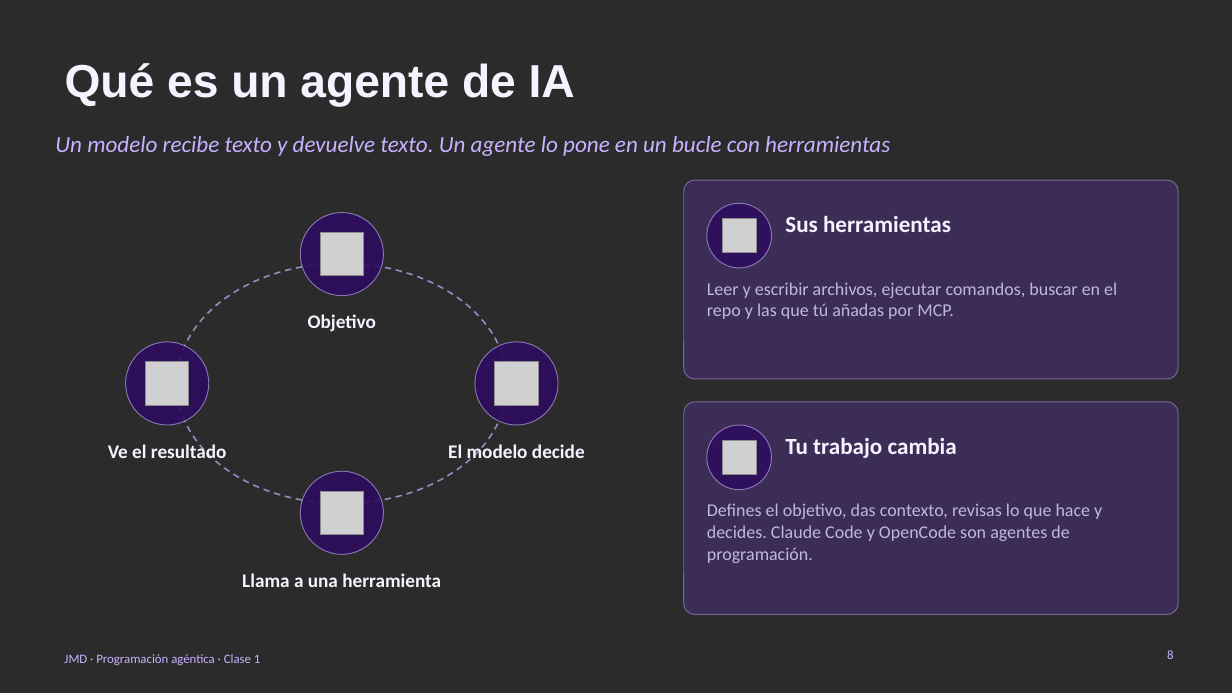
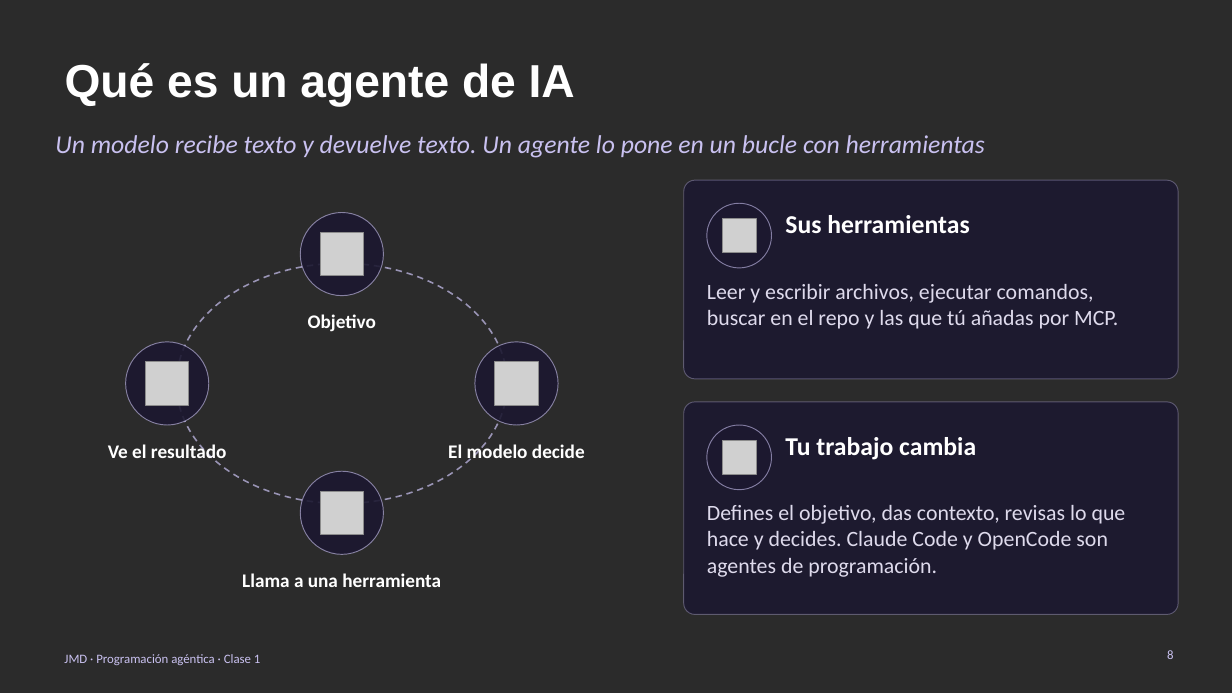
Before and after one commit to davrv93/jmd, a slide deck: slide 8 of lms/content/courses/programacion-agentica/materials/clase-01-diapositivas.pptx. Drawn at 1232x693 pixels with LibreOffice and Linux fonts; fonts in the diff are those of the drawing; grey boxes stand for pictures; background and template pictures are left out; a plain dark background stands for a picture behind light text. Boxes give left, top, right and bottom in pixels: in the first picture for what was removed or moved away, otherwise in the second. Text is boxed around its words. In the diff, an @@ line names an element or a change of style, - is before the commit and + after.

```diff
--- a/lms/content/courses/programacion-agentica/materials/clase-01-diapositivas.pptx
+++ b/lms/content/courses/programacion-agentica/materials/clase-01-diapositivas.pptx
@@ text "Un modelo recibe texto y ..." at bbox=[55, 135, 985, 158]: size 18 to 20 pt, text colour #C7B2FF to #C9C1F0 @@
@@ rounded rectangle at bbox=[684, 180, 1178, 379]: fill #6A35C9 at 28% opacity to #1C1830 at 88% opacity; outline #C7B2FF 0.75 pt to #C9C1F0 0.75 pt @@
@@ text "Sus herramientas" at bbox=[785, 215, 969, 233]: size 18 to 20 pt, text colour #F7F2FF to #FFFFFF @@
@@ ellipse at bbox=[177, 263, 507, 504]: outline #C7B2FF 1.25 pt dashed to #C9C1F0 1.25 pt dashed @@
@@ text "Leer y escribir archivos, ejecutar ..." at bbox=[707, 284, 1118, 329]: size 14 to 17 pt, text colour #C3B5E3 to #DEDAEC @@
@@ rounded rectangle at bbox=[684, 402, 1178, 615]: fill #6A35C9 at 28% opacity to #1C1830 at 88% opacity; outline #C7B2FF 0.75 pt to #C9C1F0 0.75 pt @@
@@ fill #2E0D5E at 90% opacity to #1C1830 at 90% opacity; outline #C7B2FF 0.75 pt to #C9C1F0 0.75 pt in 6 elements at bbox=[300, 213, 384, 296], bbox=[475, 342, 558, 425], bbox=[300, 471, 384, 555], bbox=[126, 342, 209, 425], bbox=[707, 203, 772, 268], bbox=[707, 425, 772, 490] @@
@@ text "Tu trabajo cambia" at bbox=[785, 437, 976, 460]: size 18 to 20 pt, text colour #F7F2FF to #FFFFFF @@
@@ text "Defines el objetivo, das contexto, ..." at bbox=[707, 505, 1126, 577]: size 14 to 17 pt, text colour #C3B5E3 to #DEDAEC @@
@@ text "JMD · Programación agéntica · ..." at bbox=[64, 654, 260, 665]: text colour #C7B2FF to #C9C1F0 @@
```
Also in this commit, not shown: 18 other slides changed, 26 other files.
